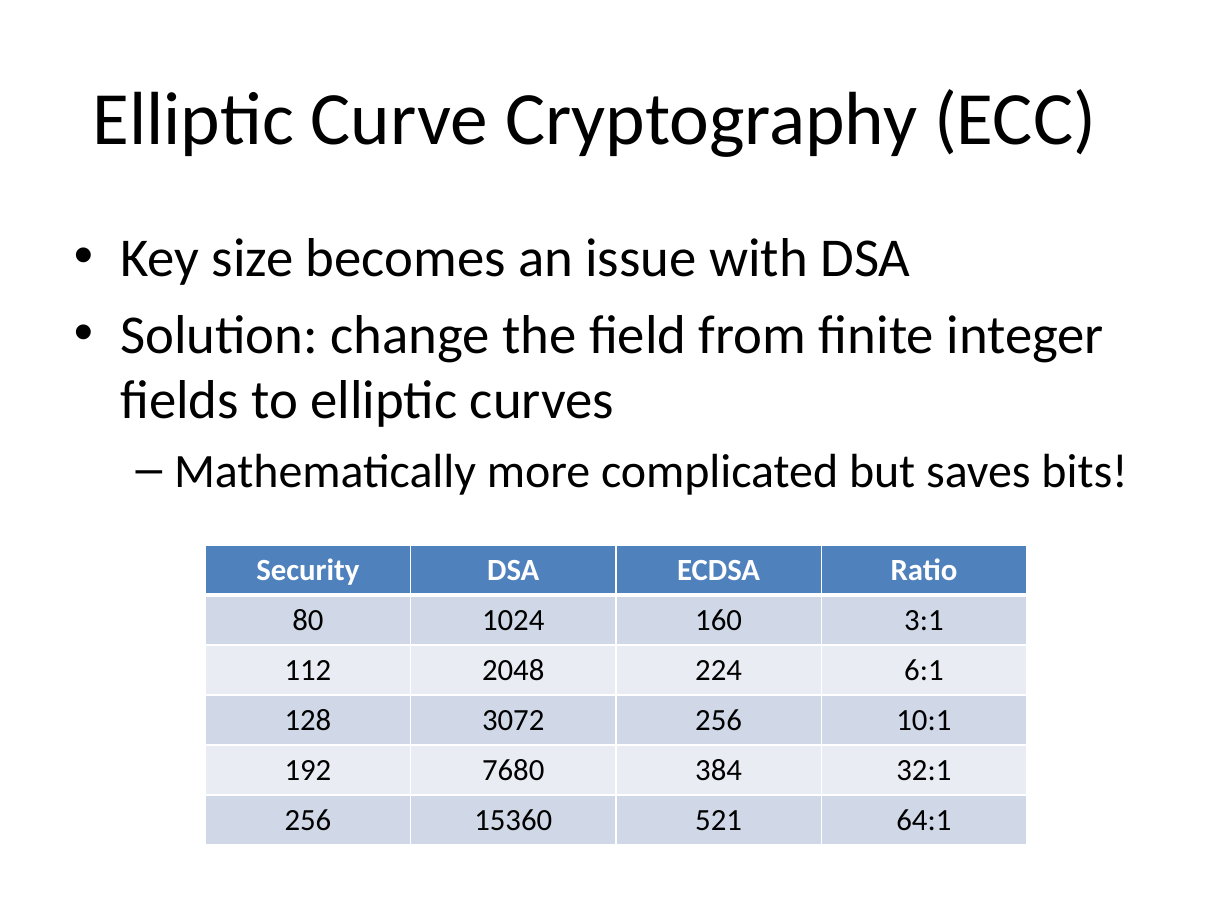
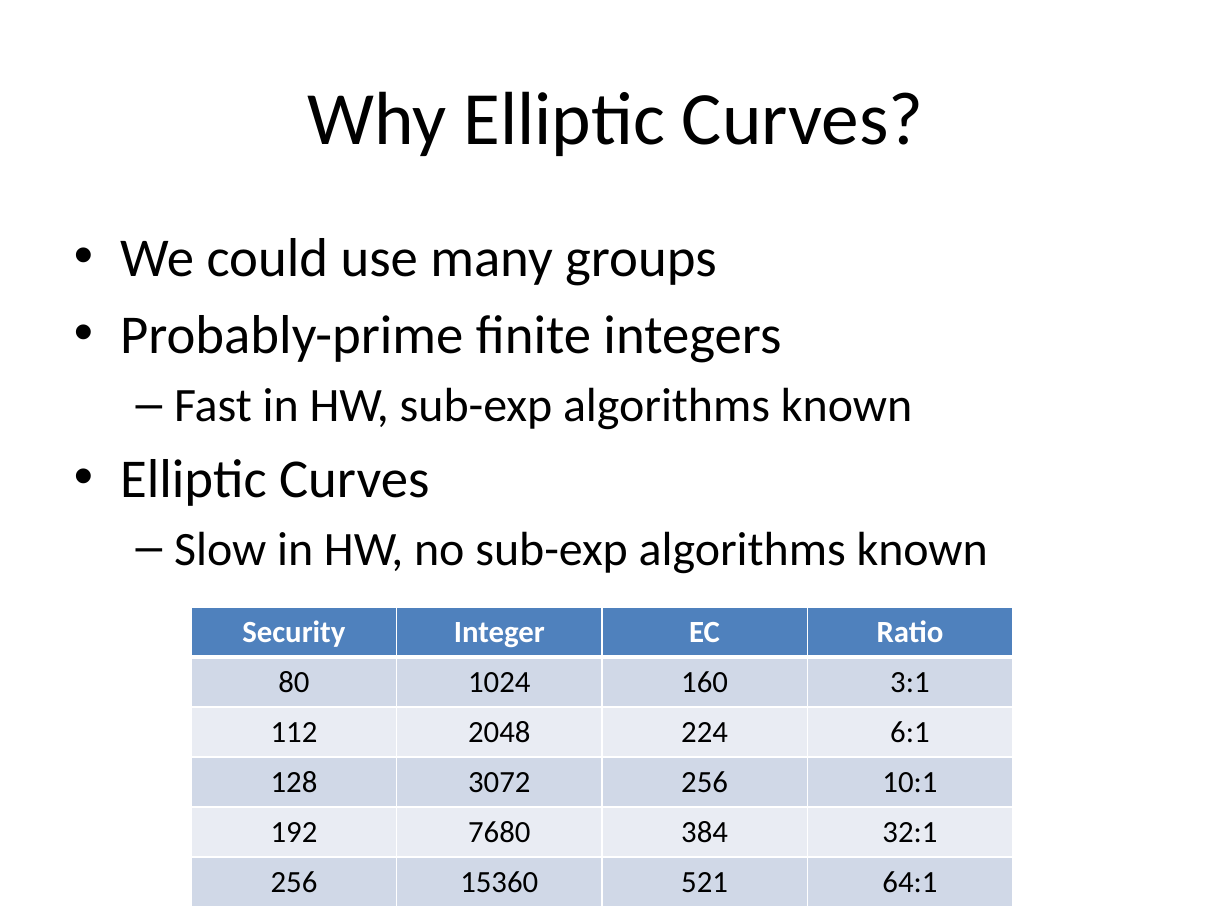
Before and after one commit to palmer-dabbelt/cs250-papers, a slide deck: slide 3 of cs250proposal.pptx. Drawn at 1232x924 pixels with LibreOffice and Linux fonts; fonts in the diff are those of the drawing. Boxes give left, top, right and bottom in pixels: in the first picture for what was removed or moved away, otherwise in the second. Text is boxed around its words. In the diff, an @@ line names an element or a change of style, - is before the commit and + after.

```diff
--- a/cs250proposal.pptx
+++ b/cs250proposal.pptx
@@ title at bbox=[307, 91, 923, 156]: text changed @@
-Elliptic Curve Cryptography (ECC)
+Why Elliptic Curves?
@@ text at bbox=[120, 238, 988, 574]: text changed; size 32 to 28 pt @@
-• Key size becomes an issue with DSA
-• Solution: change the field from finite integer fields to elliptic curves
-  – Mathematically more complicated but saves bits!
+• We could use many groups
+• Probably-prime finite integers
+  – Fast in HW, sub-exp algorithms known
+• Elliptic Curves
+  – Slow in HW, no sub-exp algorithms known
@@ table at bbox=[191, 607, 1014, 907] @@
-row 1, column 2: DSA
+row 1, column 2: Integer
-row 1, column 3: ECDSA
+row 1, column 3: EC
@@ table: place and size @@
-table at bbox=[206, 545, 1029, 844]
+table at bbox=[191, 607, 1014, 907]
```
Also in this commit, not shown: 3 other slides changed, 1 slide added, 1 slide removed.
